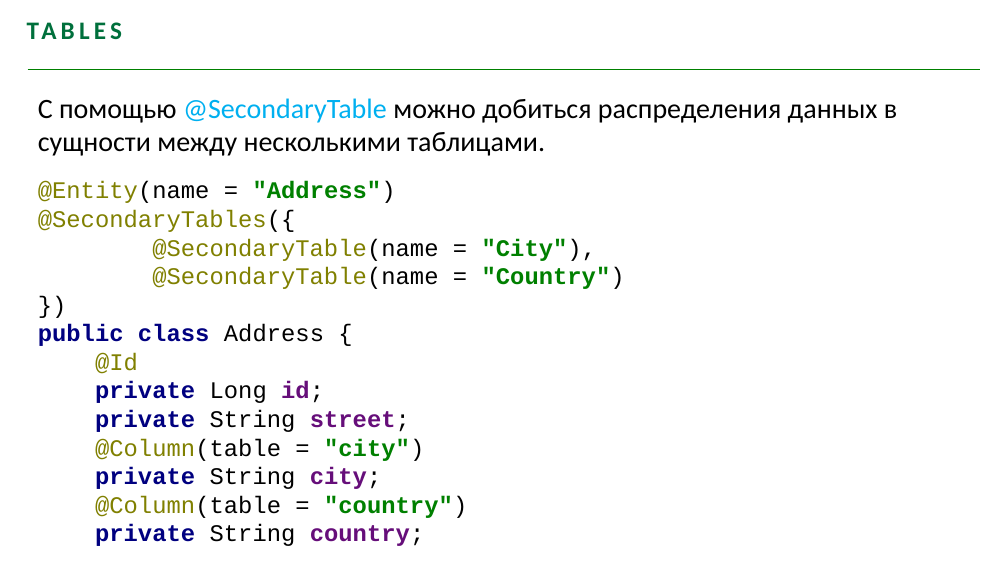
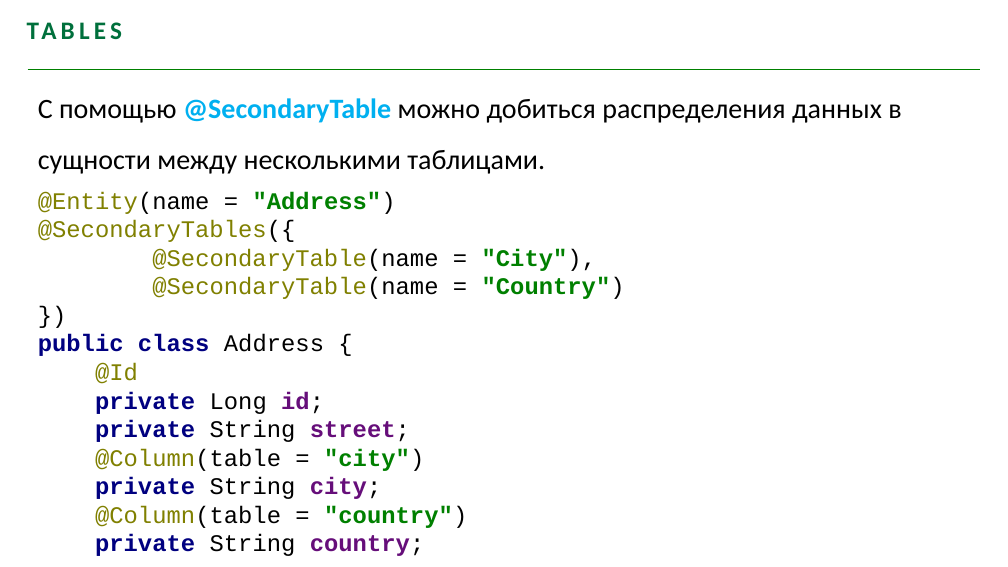
Before and after one commit to youhavebeenforked/JavaSchoolCourse, a slide deck: slide 12 of lessons/18_Hibernate/Hibernate.pptx. Drawn at 1008x567 pixels with LibreOffice and Linux fonts; fonts in the diff are those of the drawing; background and template pictures are left out. Boxes give left, top, right and bottom in pixels: in the first picture for what was removed or moved away, otherwise in the second. Text is boxed around its words. In the diff, an @@ line names an element or a change of style, - is before the commit and + after.

```diff
--- a/lessons/18_Hibernate/Hibernate.pptx
+++ b/lessons/18_Hibernate/Hibernate.pptx
@@ text "С помощью @SecondaryTable можно добиться ..." at (x1=38, y1=98, x2=901, y2=174): bold on in "@SecondaryTable"; line spacing 1 to 1.5 @@
@@ text "@Entity(name = "Address") @SecondaryTables({ @SecondaryTable ..." moved from (x1=38, y1=181, x2=625, y2=546) to (x1=38, y1=191, x2=625, y2=556) @@
```
Also in this commit, not shown: 4 other slides changed, 12 other files.
